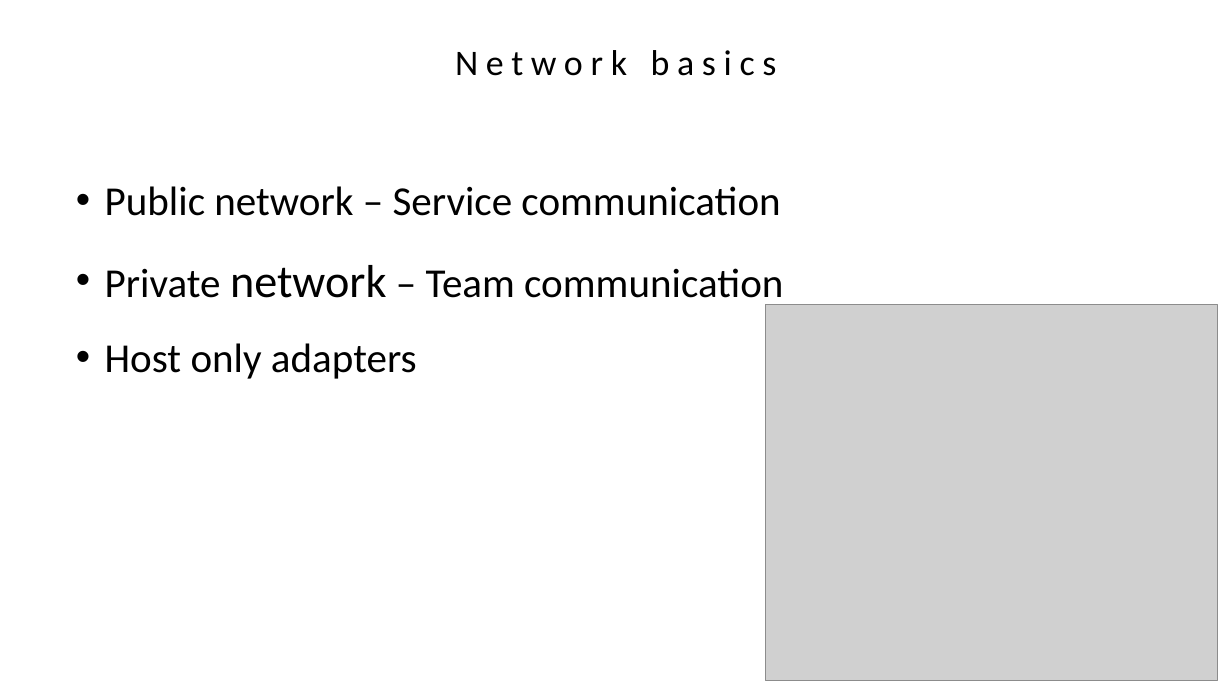
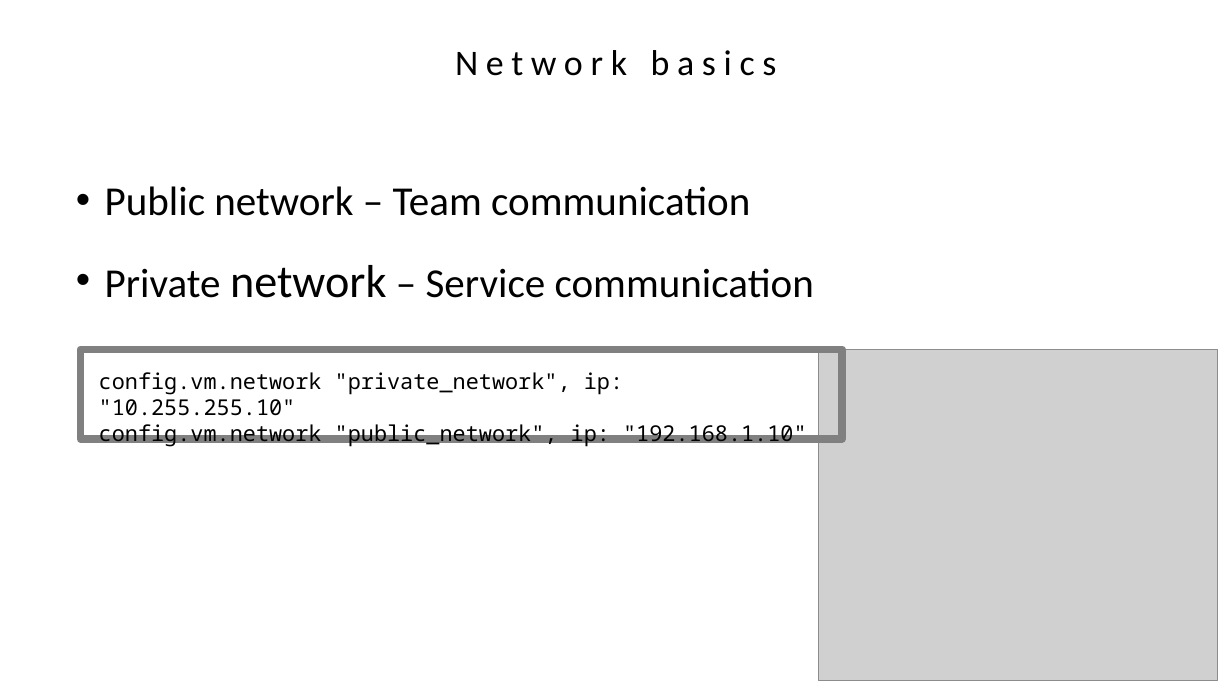
Before and after one commit to agavazov/vagrant-presentation, a slide deck: slide 21 of vagrant.pptx (slide 13 before the commit). Drawn at 1232x693 pixels with LibreOffice and Linux fonts; fonts in the diff are those of the drawing; grey boxes stand for pictures. Boxes give left, top, right and bottom in pixels: in the first picture for what was removed or moved away, otherwise in the second. Text is boxed around its words. In the diff, an @@ line names an element or a change of style, - is before the commit and + after.

```diff
--- a/vagrant.pptx
+++ b/vagrant.pptx
@@ text at bbox=[105, 186, 814, 298]: text changed @@
-• Public network – Service communication
-• Private network – Team communication
-• Host only adapters
+• Public network – Team communication
+• Private network – Service communication
@@ rectangle added at bbox=[80, 349, 842, 439], outline #808080 6 pt, 17 pt, text #000000 @@
+config.vm.network "private_network", ip: "10.255.255.10"
+config.vm.network "public_network", ip: "192.168.1.10"
@@ picture: place and size @@
-picture at bbox=[765, 305, 1217, 680]
+picture at bbox=[819, 349, 1217, 680]
```
Also in this commit, not shown: 10 other slides changed, 11 slides added, 6 slides removed, 21 other files.
